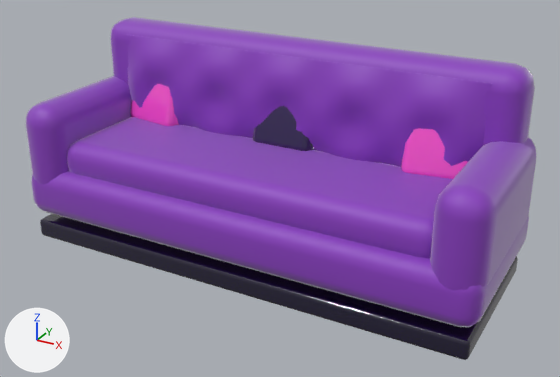
An edit to the glTF model public/assets/interiors/palco/sofa_lounge_curved.glb, drawn before and after from the same camera.
Rendered twice from a 50 mm camera at (1.76, -3.07, 1.92) aimed at (0.08, -0.02, 0.4). The axes (+X, +Y, +Z) are drawn at lower left. The lights are the same throughout. The older version comes first.

Names of what the first picture shows: 'sofa_lounge_curved'.
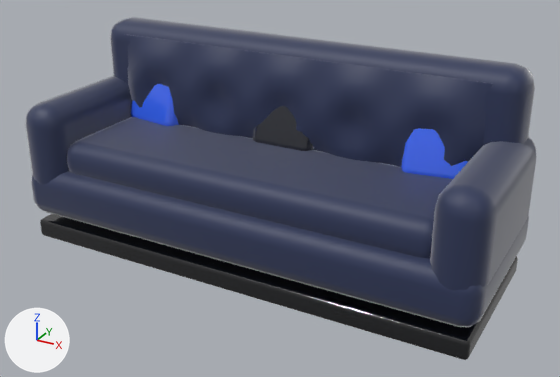
Location of each change, [x1, y1, x2, y2] in pixels of the pictures (560 x 377 px):
'sofa_lounge_curved', recoloured (purple to blue): [25, 17, 536, 359] in both

What changed in the scene script:
```text
Change mat_fabric_008:
    mat_fabric_008.base_color: (0.254, 0.0452, 0.527) -> (0.0242, 0.0356, 0.0976)  # purple #8a3cc0 -> dark blue #2b3558
Change mat_accent2_008:
    mat_accent2_008.base_color: (1.0, 0.0782, 0.631) -> (0.0437, 0.147, 1.0)  # pink #ff4fd0 -> blue #3b6bff
```
